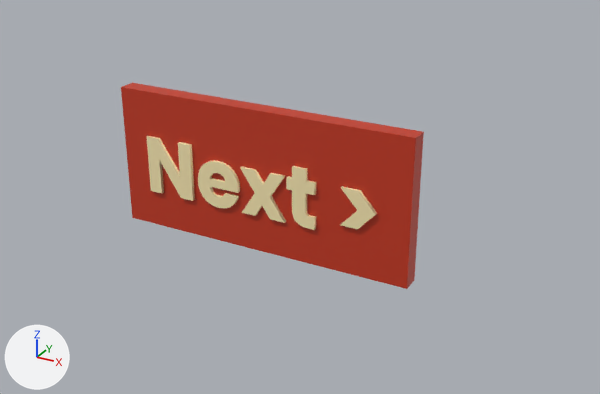
The glTF model land/Assets/nextButton.gltf as it was, and as the next commit left it.
The view is the same before and after, from a camera (50 mm lens) standing at (18.08, -4.14, 2.01) and looking at (15.64, 0.31, -0.21). Lighting does not change. The marker at lower left points along +X, +Y and +Z.

The older version as bpy lines, for what is in view:
```python
me_cube_003 = bpy.data.meshes.new('Cube.003')
me_cube_003.from_pydata(...)  # a box spanning x -0.5..0.5, y -0.5..0.5, z -0.5..0.5
me_cube_003.materials.append(mat_red_001)  # red #c5381d
me_text_001 = bpy.data.meshes.new('Text.001')
me_text_001.from_pydata(...)  # 666 vertices, 1316 faces; spans x -0.87..0.87, y -0.21..0.21, z -0.05..0.05
me_text_001.materials.append(mat_beige_003)  # beige #fbeab4
ob_nextbutton_001 = bpy.data.objects.new('nextButton.001', me_cube_003)
ob_nextbutton_001.location = (15.387, 0.231, -0.106)
ob_nextbutton_001.rotation_euler = (1.571, 0.0, 0.0)  # degrees (90, 0, 0)
ob_nextbutton_001.scale = (2.18, 1.0, 0.125)
ob_text_003 = bpy.data.objects.new('Text.003', me_text_001)
ob_text_003.parent = ob_nextbutton_001
ob_text_003.location = (-0.00171, -0.0283, 0.289)
ob_text_003.scale = (0.459, 1.0, 8.0)
```
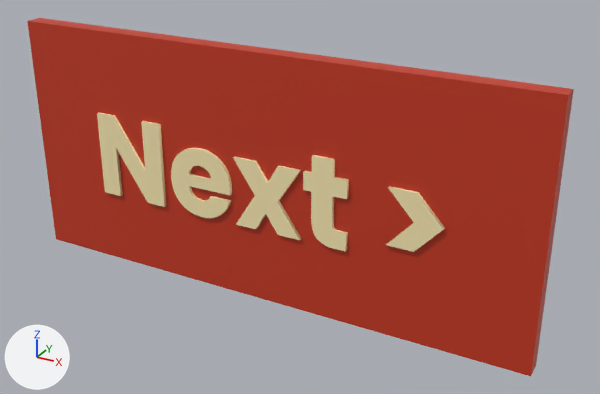
Edits to the bpy script that builds the scene:
```text
Change ob_nextbutton_001:
    ob_nextbutton_001.scale: (2.18, 1.0, 0.125) -> (3.81, 1.75, 0.125)
Change ob_text_003:
    ob_text_003.location: (-0.00171, -0.0283, 0.289) -> (-0.000978, -0.0161, 0.289)
    ob_text_003.scale: (0.459, 1.0, 8.0) -> (0.393, 0.857, 8.0)
```

Where the change shows, as pixel boxes (x1, y1, x2, y2) in the pictures (600 x 394 px):
'nextButton.001', rescaled (80% wider, 73% taller): before (121, 83, 424, 289); after (27, 18, 574, 376)
'Text.003', rescaled, moved (51% wider, 48% taller): before (147, 136, 377, 230); after (97, 112, 445, 252)
